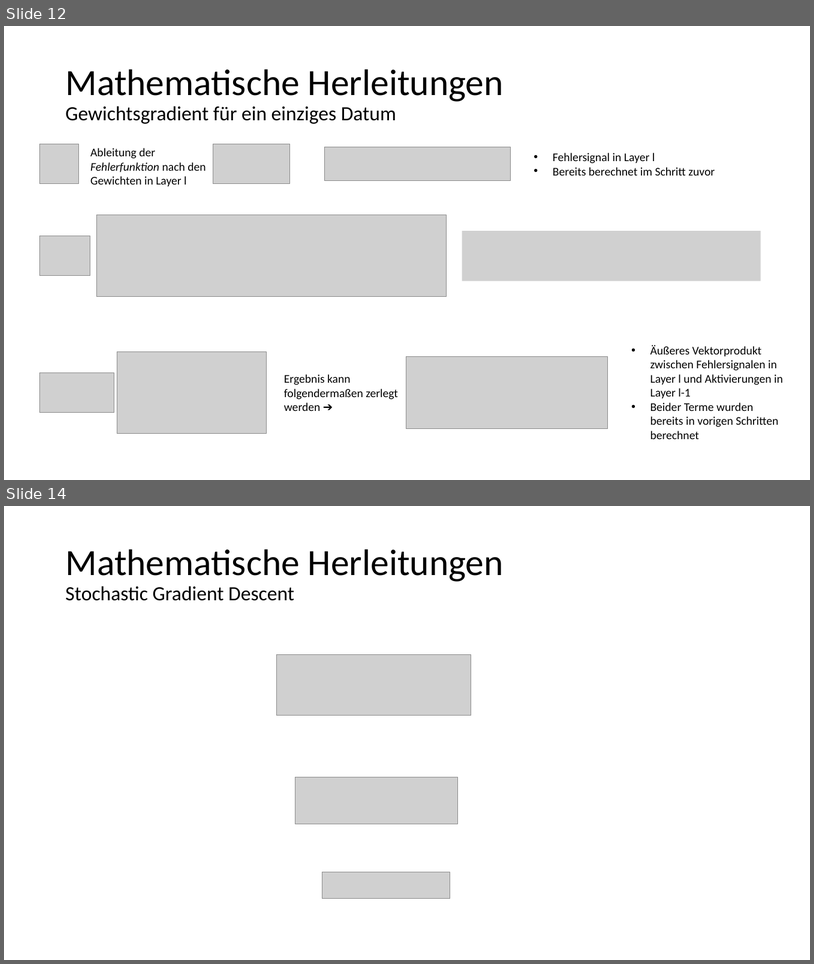
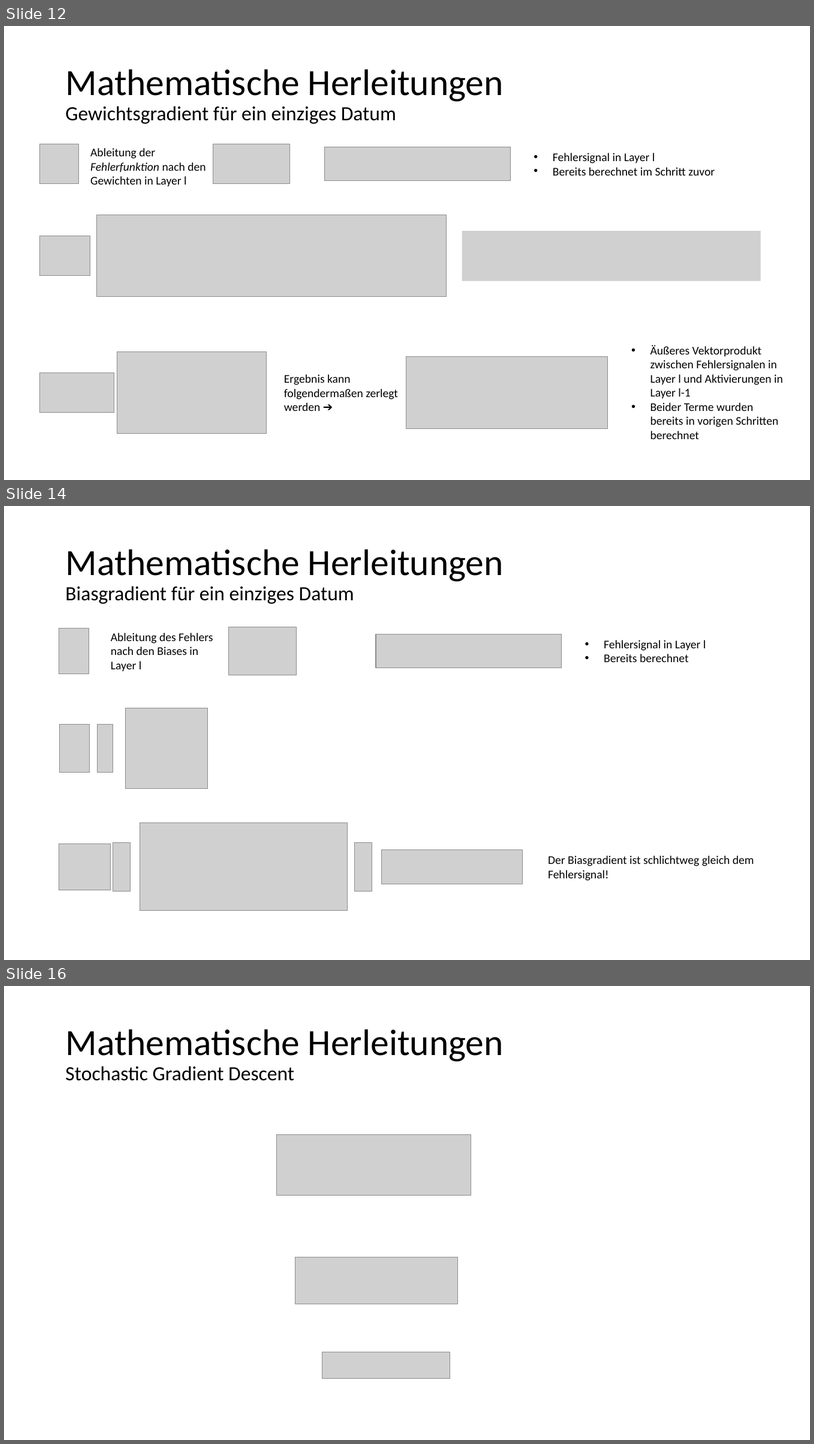
Before and after one commit to kevinsuedmersen/neural_networks_from_scratch, a slide deck: theory/submission/result_presentation.pptx. Shown one above the other, each under a label of ours: slides 12 and 14 before the commit, slides 12, 14 and 16 after it; the slides between them are not shown. The pictures are 814x964 and 814x1444 pixels, drawn with LibreOffice and Linux fonts; fonts in the diff are those of the drawing; grey boxes stand for pictures. Boxes give left, top, right and bottom in pixels: in the first picture for what was removed or moved away, otherwise in the second. Text is boxed around its words. In the diff, an @@ line names an element or a change of style, - is before the commit and + after.

```diff
--- a/theory/submission/result_presentation.pptx
+++ b/theory/submission/result_presentation.pptx
@@ slide 14 added at bbox=[4, 506, 810, 960], background #FFFFFF @@
@@ title added at bbox=[65, 549, 504, 604], 24 pt, text #000000 @@
+Mathematische Herleitungen
+Biasgradient für ein einziges Datum
@@ picture added at bbox=[59, 628, 89, 674] @@
@@ picture added at bbox=[228, 627, 296, 675] @@
@@ text added at bbox=[111, 633, 213, 671], 14 pt, text #000000 @@
+Ableitung des Fehlers nach den Biases in Layer l
@@ picture added at bbox=[376, 634, 562, 668] @@
@@ text added at bbox=[604, 640, 706, 662], 14 pt, text #000000 @@
+• Fehlersignal in Layer l
+• Bereits berechnet
@@ picture added at bbox=[126, 708, 207, 789] @@
@@ picture added at bbox=[60, 724, 90, 772] @@
@@ picture added at bbox=[98, 724, 113, 772] @@
@@ picture added at bbox=[140, 823, 348, 911] @@
@@ picture added at bbox=[59, 844, 110, 889] @@
@@ picture added at bbox=[113, 843, 131, 891] @@
@@ picture added at bbox=[355, 843, 372, 891] @@
@@ picture added at bbox=[382, 850, 523, 883] @@
@@ text added at bbox=[548, 855, 755, 880], 14 pt, text #000000 @@
+Der Biasgradient ist schlichtweg gleich dem Fehlersignal!
@@ what was slide 14 is now slide 16 @@
```
Also in this commit, not shown: 1 slide changed, 1 other slide added, 1 other file.
